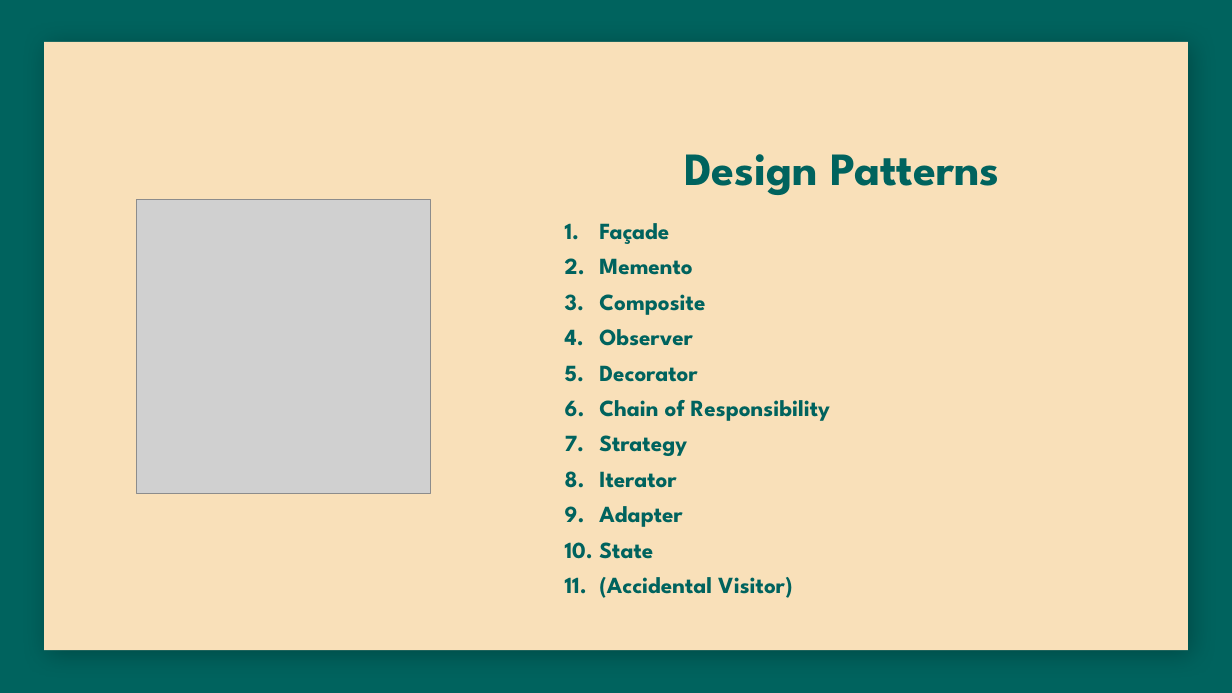
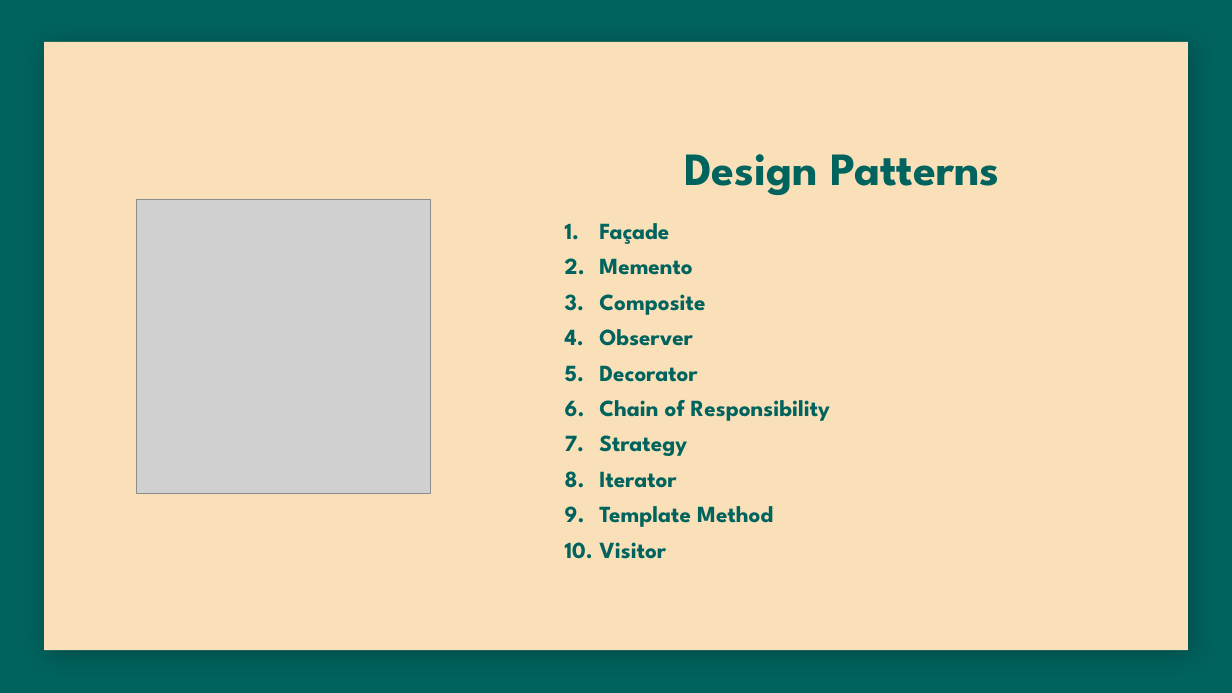
Before and after one commit to yashGhela/cos214prac6, a slide deck: slide 7 of Presentation/TIVIDY-Presentation.pptx. Drawn at 1232x693 pixels with LibreOffice and Linux fonts; fonts in the diff are those of the drawing; grey boxes stand for pictures; background and template pictures are left out. Boxes give left, top, right and bottom in pixels: in the first picture for what was removed or moved away, otherwise in the second. Text is boxed around its words. In the diff, an @@ line names an element or a change of style, - is before the commit and + after.

```diff
--- a/Presentation/TIVIDY-Presentation.pptx
+++ b/Presentation/TIVIDY-Presentation.pptx
@@ text at box(599, 506, 773, 559): text changed @@
-9. Adapter
-10. State
-11. (Accidental Visitor)
+9. Template Method
+10. Visitor
```
Also in this commit, not shown: 15 other slides changed, 1 slide added, 3 slides removed, 6 other files.
